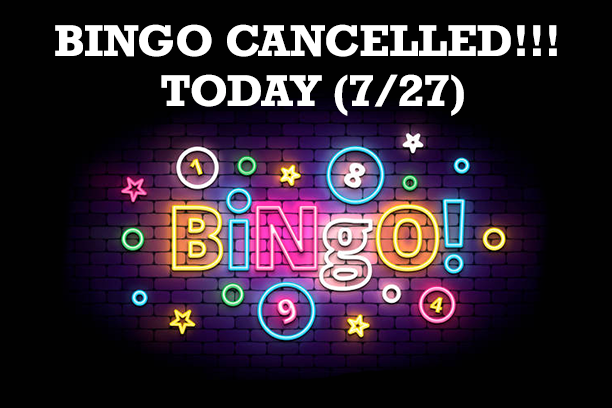
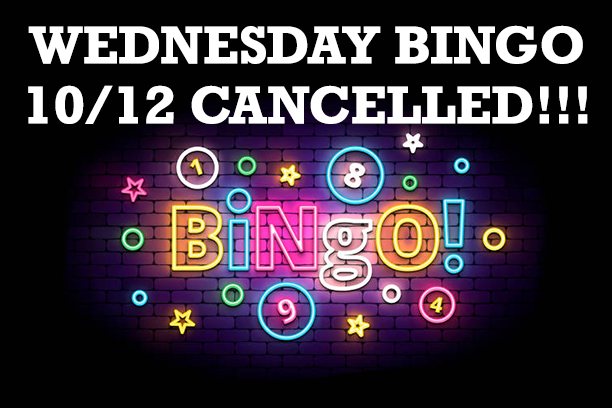
Comparing the layer stacks of the two (612, 408) images. Changes:
renamed "BINGO CANCELLED!!! TODAY (7/27)" to "WEDNESDAY BINGO 10/12 CANCELLED!!!", painted on it over [28, 24, 588, 124]
